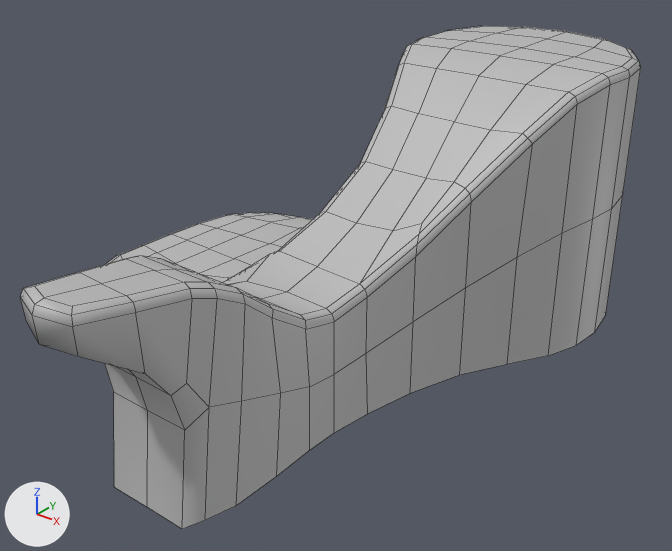
Two versions of the FBX model Assets/Johan/environment/twin_01.fbx, one commit apart.
Camera for both pictures: a camera (50 mm lens) standing at (1.8, -2.13, 1.6) and looking at (0.1, -0.01, 0.28). The lights are fixed; the arrows at lower left show +X, +Y and +Z. Mesh edges are drawn as thin lines. Where no turn or scale is listed for an object, it has been applied to the vertices.

The scene before the commit, as lines of its bpy script (objects in view):
```python
me_mesh = bpy.data.meshes.new('Mesh')
me_mesh.from_pydata(...)  # 336 vertices, 307 faces; spans x -0.7..0.7, y -1.16..1.16, z -0.04..0.91
me_mesh.materials.append(mat_lambert1)  # grey #bcbcbc
ob_twin_island_01 = bpy.data.objects.new('twin_island_01', me_mesh)
ob_twin_island_01.location = (0.0, 0.0, 0.0)
```
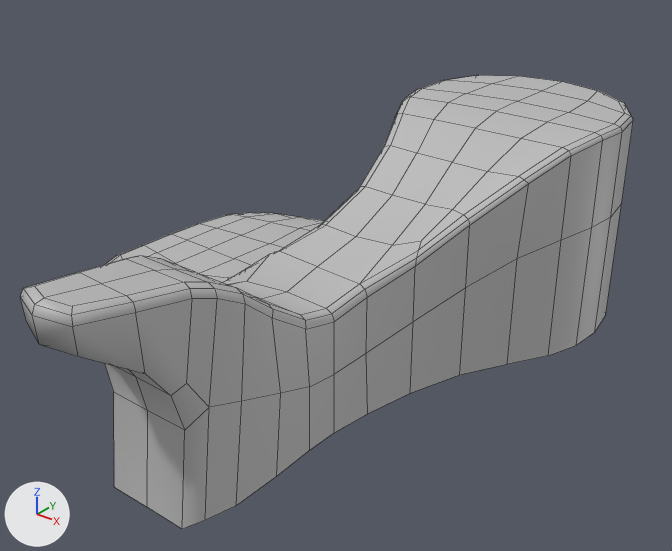
Commit message: uppdatet hight on twin 01

Pixel boxes (x1, y1, x2, y2) of what changed, in the pictures (672 x 551 px; the box of a moved part takes in the faces that stretch with it):
'twin_island_01', reshaped (10% shorter)
    before: (20, 26, 641, 529)
    after: (20, 75, 633, 529)
part 1 of me_mesh, moved or reshaped
    before: (279, 26, 641, 364)
    after: (280, 75, 633, 364)

The change, as a diff of the scene's bpy script:
```diff
--- a/Assets/Johan/environment/twin_01.fbx.py
+++ b/Assets/Johan/environment/twin_01.fbx.py
@@ me_mesh @@
 me_mesh.from_pydata(...)  # 336 vertices, 307 faces; spans x -0.7..0.7, y -1.16..1.16, z -0.04..0.91
 # used by ob_twin_island_01; location = (0.0, 0.0, 0.0)
+# me_mesh part 1: all 86 vertices in x -0.09..0.7, y -0.02..1.16, z 0.42..0.91 are scaled about their middle by (1, 1, 0.671), then moved by (0.0, 0.0, -0.11)
 me_mesh.materials.append(mat_lambert1)
```
